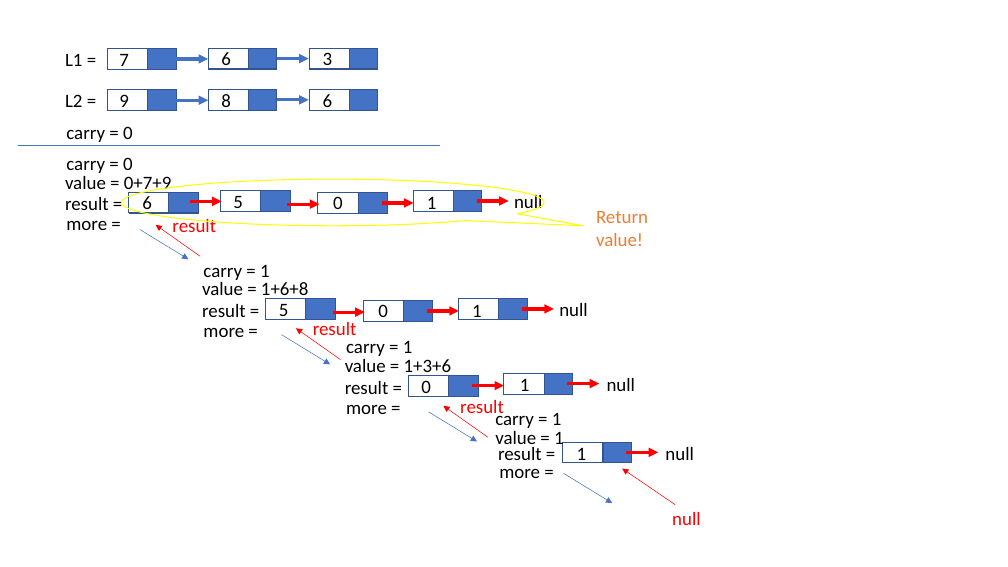
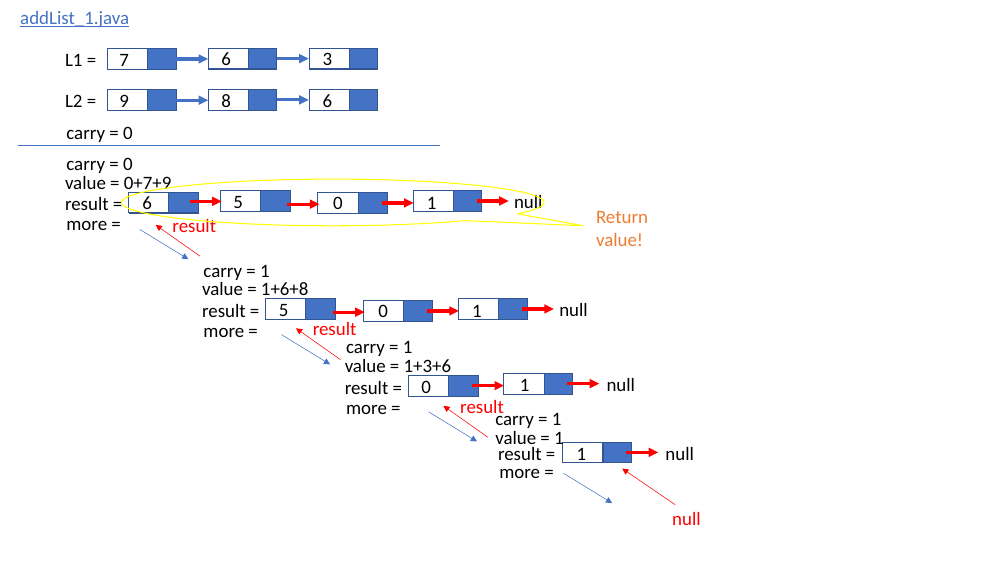
Before and after one commit to juyoung228/Evolving_Basic, a slide deck: slide 1 of Cracking_the_coding_interview/Java/src_explanation/2.5.Sum.pptx. Drawn at 1008x567 pixels with LibreOffice and Linux fonts; fonts in the diff are those of the drawing. Boxes give left, top, right and bottom in pixels: in the first picture for what was removed or moved away, otherwise in the second. Text is boxed around its words. In the diff, an @@ line names an element or a change of style, - is before the commit and + after.

Commit message:
update the file

```diff
--- a/Cracking_the_coding_interview/Java/src_explanation/2.5.Sum.pptx
+++ b/Cracking_the_coding_interview/Java/src_explanation/2.5.Sum.pptx
@@ text added at (20,11,129,27), 18 pt, text #4472C4, underline @@
+addList_1.java
```
Also in this commit, not shown: 1 slide added.
